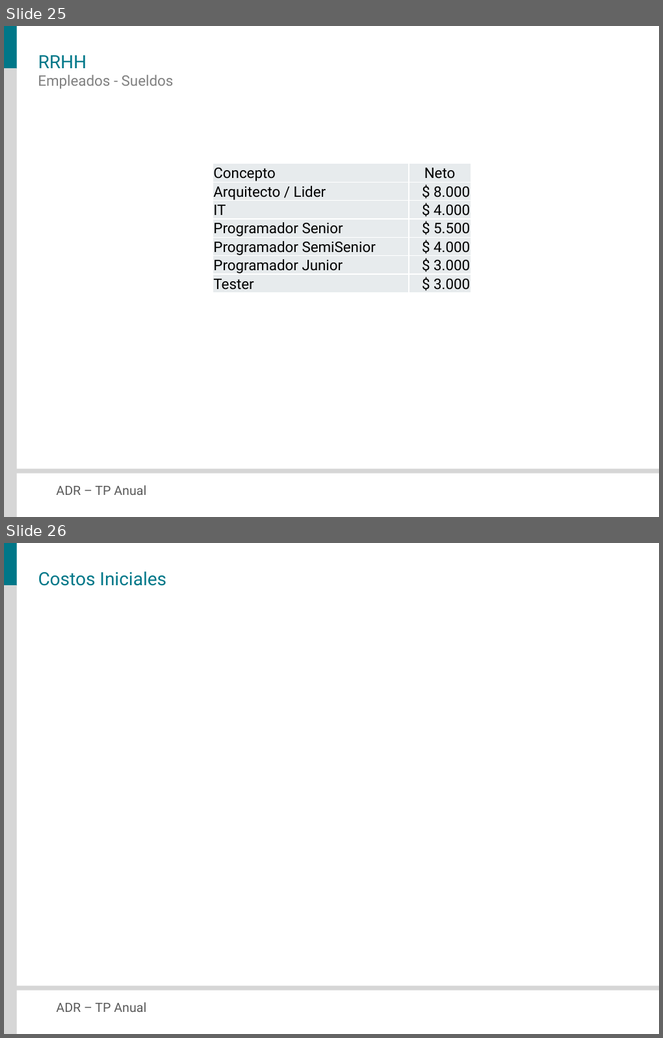
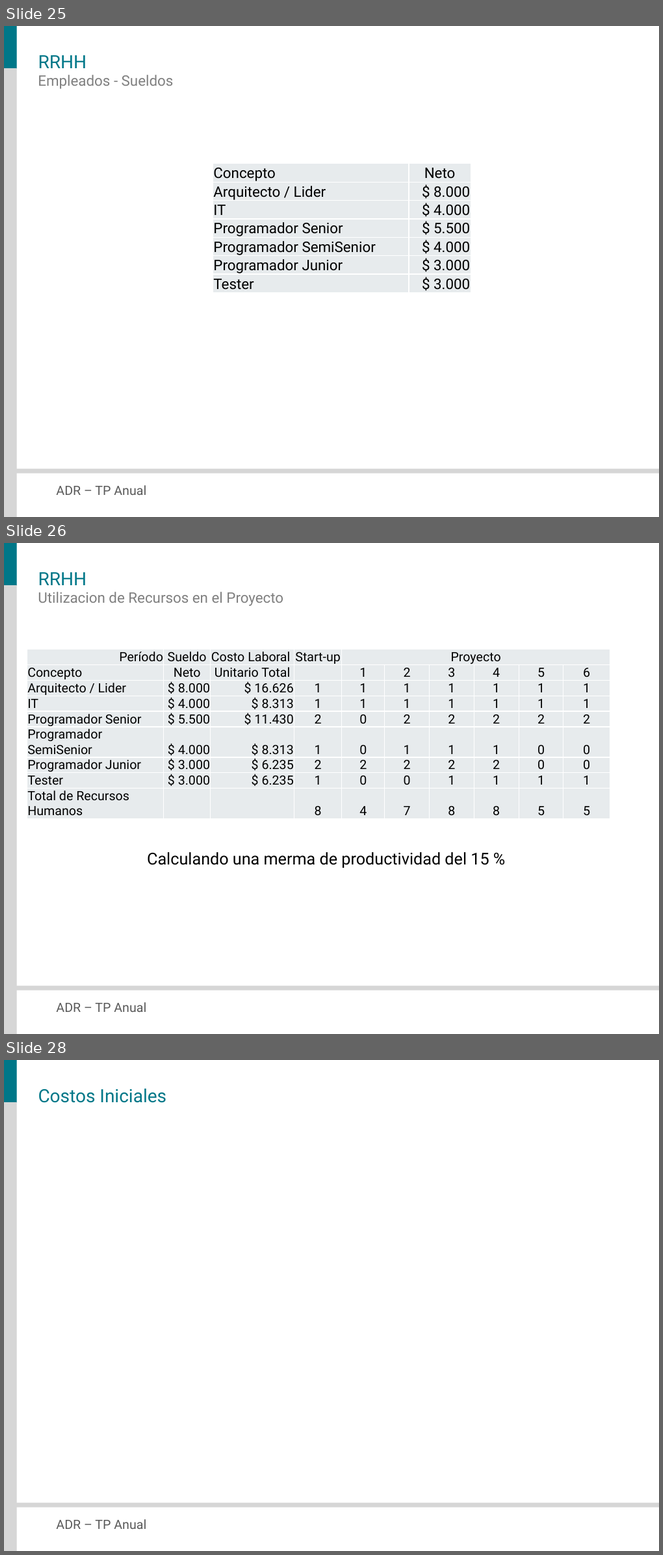
Before and after one commit to veritoreinoso/adr-2010, a slide deck: Presentacion.pptx. Shown one above the other, each under a label of ours: slides 25 and 26 before the commit, slides 25, 26 and 28 after it; the slides between them are not shown. The pictures are 663x1038 and 663x1555 pixels, drawn with LibreOffice and Linux fonts; fonts in the diff are those of the drawing. Boxes give left, top, right and bottom in pixels: in the first picture for what was removed or moved away, otherwise in the second. Text is boxed around its words. In the diff, an @@ line names an element or a change of style, - is before the commit and + after.

```diff
--- a/Presentacion.pptx
+++ b/Presentacion.pptx
@@ slide 26 added at [4,543,659,1034], background #FFFFFF; not listed: 4 template elements that a slide beside it also shows @@
@@ title added at [38,572,87,585], 20 pt, text #007788 @@
+RRHH
@@ text added at [38,592,284,606], 16 pt, text #808080 @@
+Utilizacion de Recursos en el Proyecto
@@ table added at [27,649,609,821], 9 rows, 10 columns @@
+Período | Sueldo | Costo Laboral | Start-up | Proyecto |  |  |  |  | 
+Concepto | Neto | Unitario Total |  | 1 | 2 | 3 | 4 | 5 | 6
+Arquitecto / Lider | $ 8.000 | $ 16.626 | 1 | 1 | 1 | 1 | 1 | 1 | 1
+IT | $ 4.000 | $ 8.313 | 1 | 1 | 1 | 1 | 1 | 1 | 1
+Programador Senior | $ 5.500 | $ 11.430 | 2 | 0 | 2 | 2 | 2 | 2 | 2
+Programador SemiSenior | $ 4.000 | $ 8.313 | 1 | 0 | 1 | 1 | 1 | 0 | 0
+Programador Junior | $ 3.000 | $ 6.235 | 2 | 2 | 2 | 2 | 2 | 0 | 0
+Tester | $ 3.000 | $ 6.235 | 1 | 0 | 0 | 1 | 1 | 1 | 1
+Total de Recursos Humanos |  |  | 8 | 4 | 7 | 8 | 8 | 5 | 5
@@ text added at [147,852,489,868], 18 pt, text #000000 @@
+Calculando una merma de productividad del 15 %
@@ what was slide 26 is now slide 28 @@
```
Also in this commit, not shown: 1 other slide added, 3 other files.
